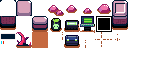
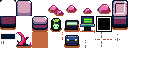
The second 160 × 64 image is a revision of the first. Changes to its layers:
painted on "Layer 19" over left=112, top=0, right=128, bottom=23
